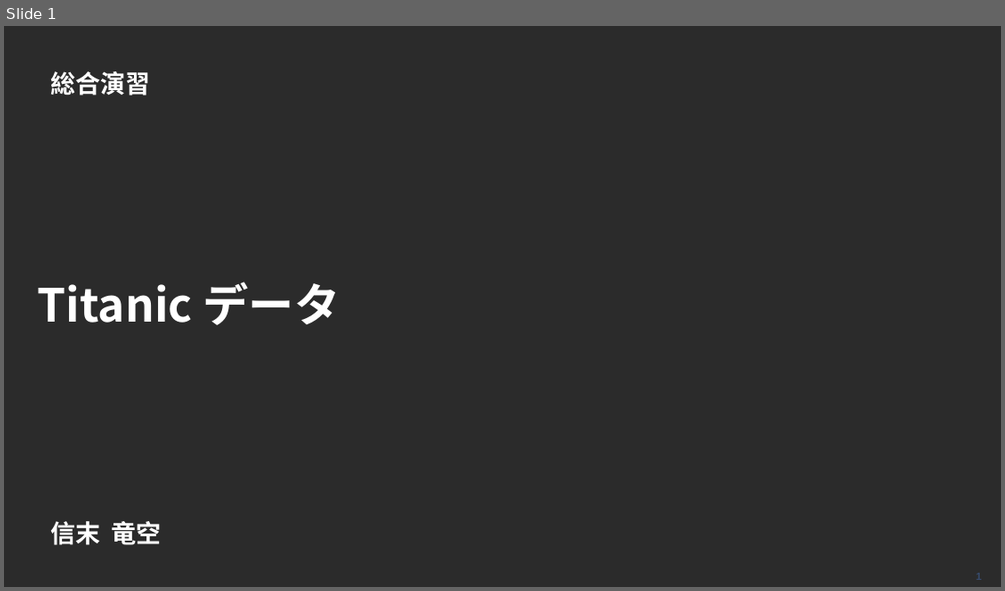
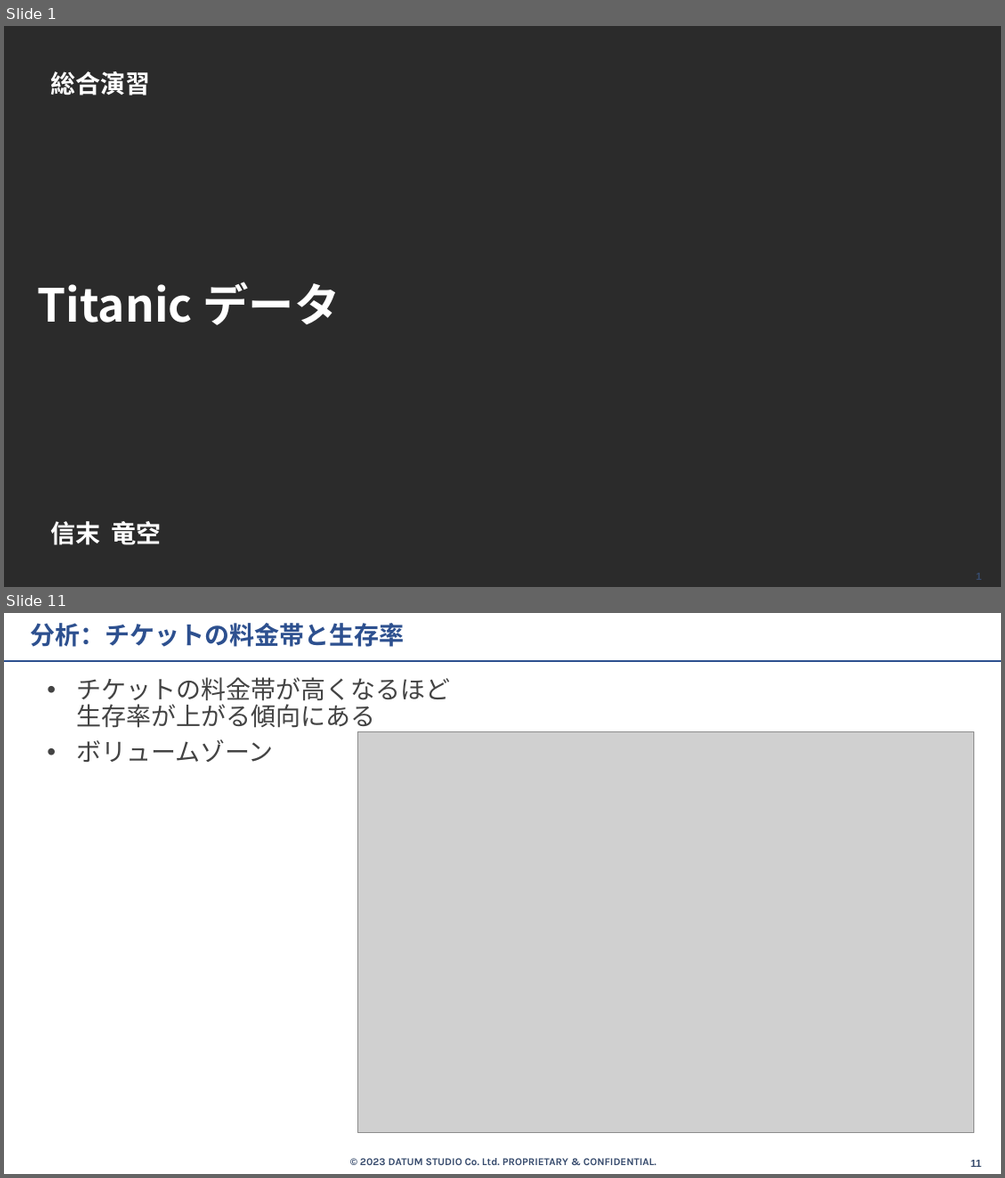
Before and after one commit to beuxor/ensyu_integrated, a slide deck: slides/NOBUSUE_Ryuku_Titanic.pptx. Shown one above the other, each under a label of ours: slide 1 before the commit, slides 1 and 11 after it; the slides between them are not shown. The pictures are 1005x591 and 1005x1178 pixels, drawn with LibreOffice and Linux fonts; fonts in the diff are those of the drawing; grey boxes stand for pictures; background and template pictures are left out; a plain dark background stands for a picture behind light text. Boxes give left, top, right and bottom in pixels: in the first picture for what was removed or moved away, otherwise in the second. Text is boxed around its words. In the diff, an @@ line names an element or a change of style, - is before the commit and + after.

```diff
--- a/slides/NOBUSUE_Ryuku_Titanic.pptx
+++ b/slides/NOBUSUE_Ryuku_Titanic.pptx
@@ slide 11 added at [4, 613, 1001, 1174], background #FFFFFF; not listed: 1 template element that a slide beside it also shows @@
@@ title added at [30, 623, 404, 647], 24 pt, text #2D508F, bold @@
+分析：チケットの料金帯と生存率
@@ line added from (4, 661) to (1001, 661), #2D508F 1 pt @@
@@ text added at [76, 677, 450, 762], 24 pt, text #434343 @@
+• チケットの料金帯が高くなるほど
+  生存率が上がる傾向にある
+• ボリュームゾーン
@@ picture added at [357, 732, 974, 1133] @@
@@ text added at [360, 1158, 656, 1165], 10 pt, text #374B6D, bold @@
+© 2023 DATUM STUDIO Co. Ltd. PROPRIETARY & CONFIDENTIAL.
```
Also in this commit, not shown: 3 slides changed, 19 other slides added, 12 slides removed, 4 other files.
